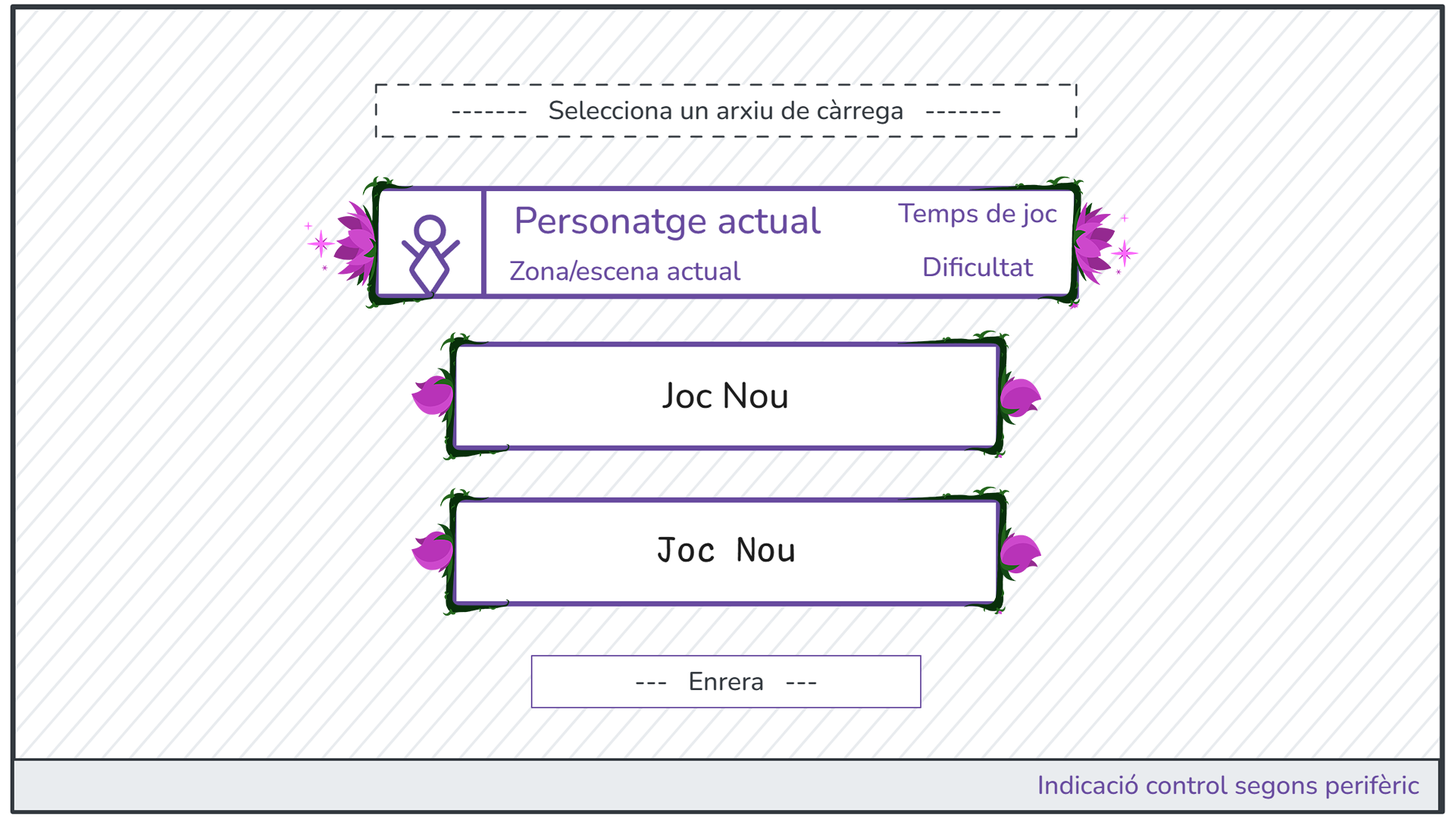
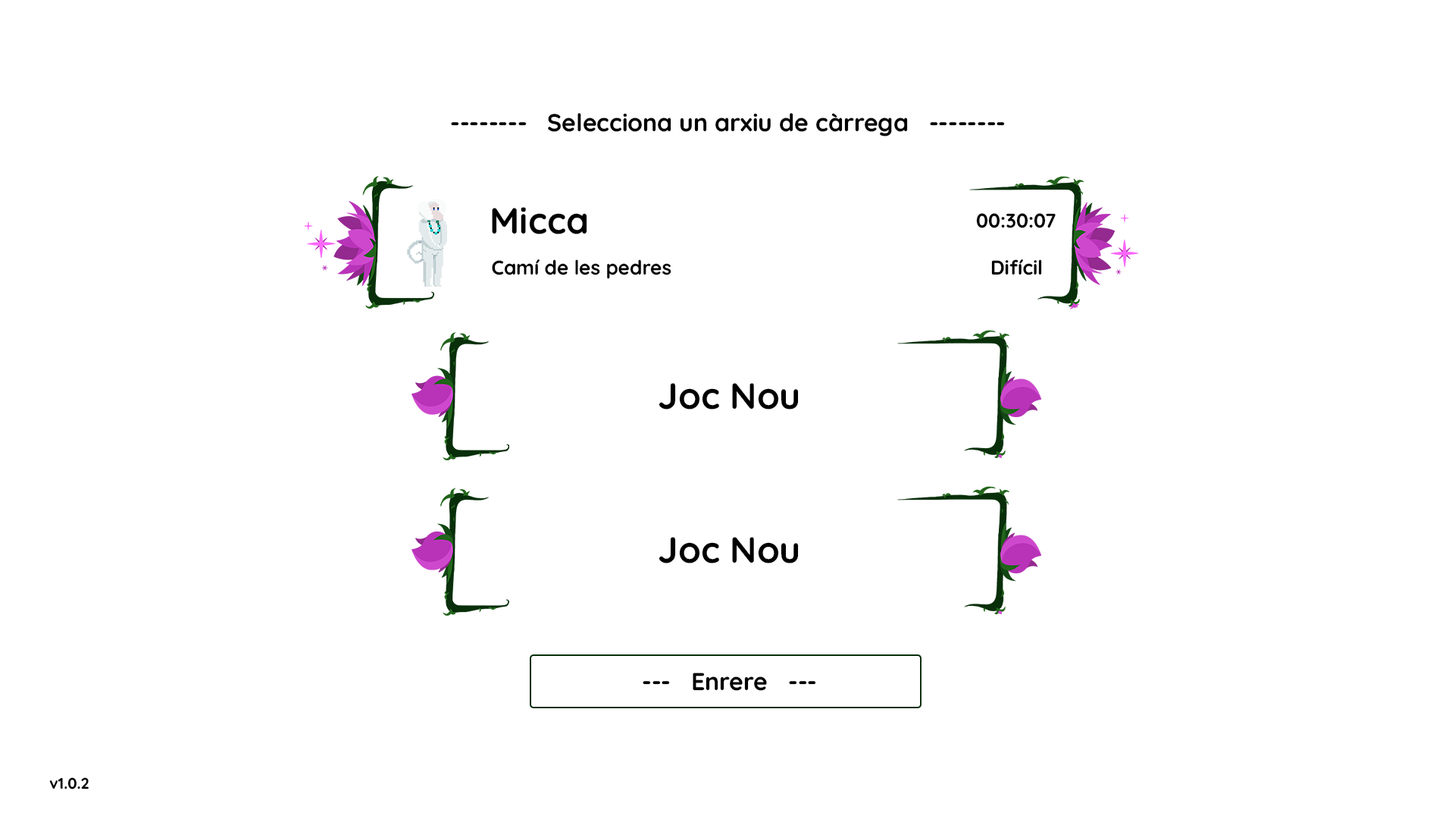
Before/after of a 1455 × 819 layered artwork. What changed in the layer stack:
added group "Group 3" with 2 layers in group "Artboard 1" over [400, 198, 486, 287]
added layer "micca1" in group "Group 3" over [407, 198, 448, 287]
added layer "Rectangle 1" in group "Artboard 1" over [529, 654, 922, 708]
added layer "Difícil" in group "Artboard 1" over [991, 259, 1043, 276]
added layer "v1.0.2" in group "Artboard 1" over [49, 776, 89, 790]
added layer "00:30:07" in group "Artboard 1" over [976, 212, 1056, 229]
added group "Group 2" with 2 layers in group "Artboard 1" over [491, 206, 672, 279]
added layer "Camí de les pedres" in group "Group 2" over [491, 259, 672, 279]
added layer "Micca" in group "Group 2" over [491, 206, 588, 235]
added layer "Joc Nou copy" in group "Artboard 1" over [658, 382, 799, 410]
added layer "Joc Nou" in group "Artboard 1" over [658, 536, 799, 564]
added layer "--- Enrere ---" in group "Artboard 1" over [642, 672, 817, 691]
added layer "-------- Selecciona un arxiu de càrrega --------" in group "Artboard 1" over [451, 112, 1006, 137]
added group "Group 1" with 3 layers in group "Artboard 1" over [303, 128, 1140, 339]
moved "ui-hover_right-flower" into group "Group 1" over [969, 175, 1140, 310]
moved "ui-hover_box-left" into group "Group 1" over [303, 175, 435, 309]
hid "Layer 1", opacity 100% → 17% over [9, 3, 1447, 815]
